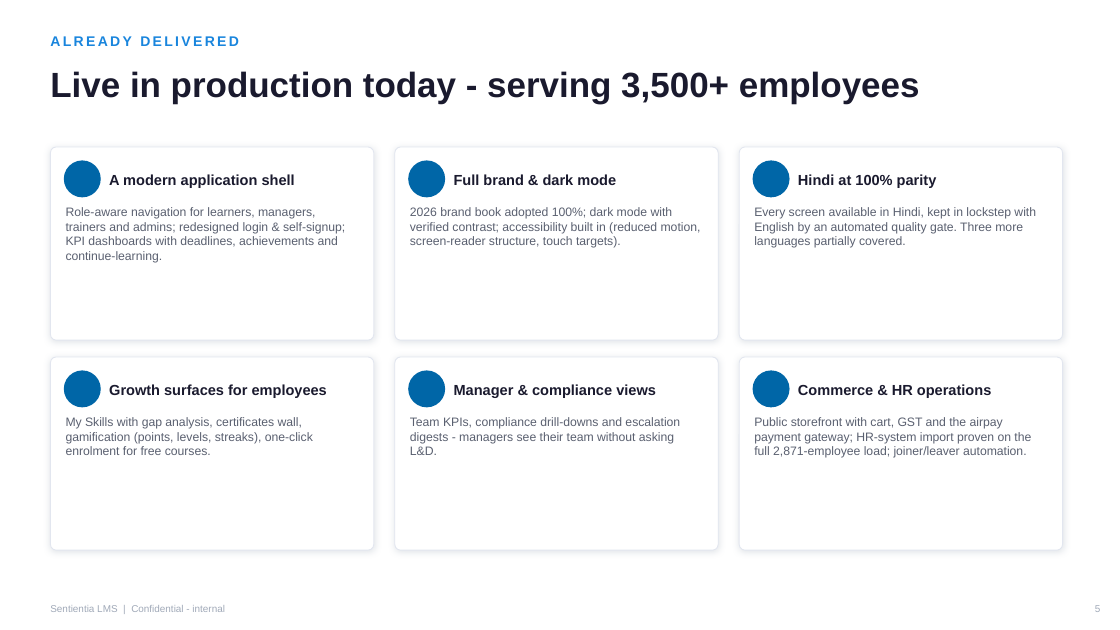
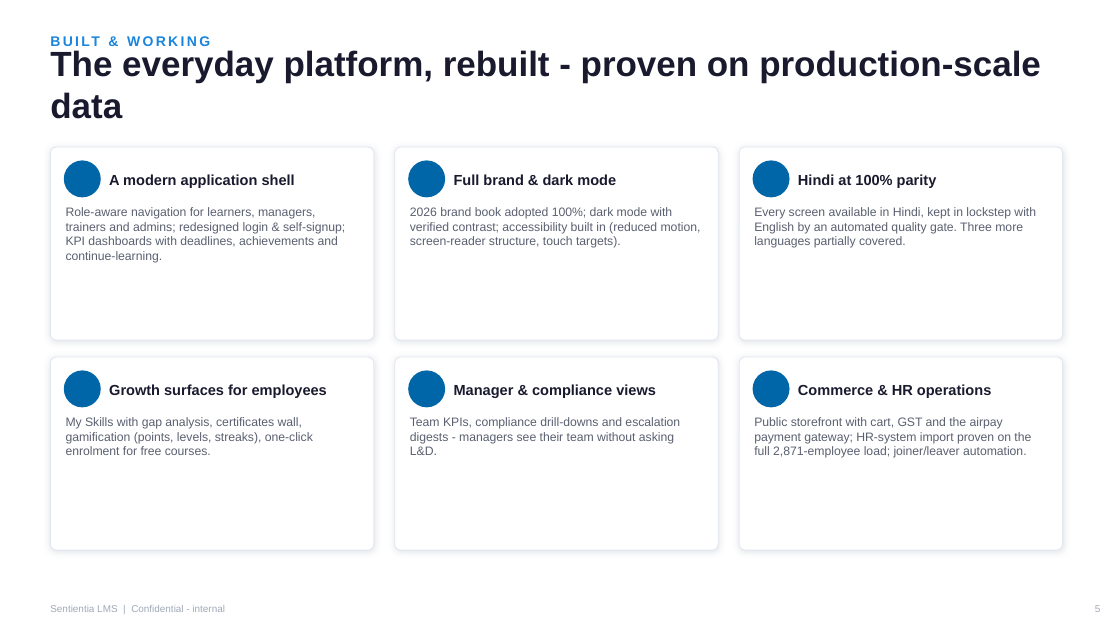
Before and after one commit to nitin-rajput-learning-tech/Airpay-Academy2.0, a slide deck: slide 5 of moodle-enhancement/docs/business/SENTIENTIA-EXECUTIVE-DECK-2026-08-21.pptx. Drawn at 1120x630 pixels with LibreOffice and Linux fonts; fonts in the diff are those of the drawing; background and template pictures are left out. Boxes give left, top, right and bottom in pixels: in the first picture for what was removed or moved away, otherwise in the second. Text is boxed around its words. In the diff, an @@ line names an element or a change of style, - is before the commit and + after.

```diff
--- a/moodle-enhancement/docs/business/SENTIENTIA-EXECUTIVE-DECK-2026-08-21.pptx
+++ b/moodle-enhancement/docs/business/SENTIENTIA-EXECUTIVE-DECK-2026-08-21.pptx
@@ text at (50,36,239,46): text changed @@
-ALREADY DELIVERED
+BUILT & WORKING
@@ text at (50,50,1041,119): text changed @@
-Live in production today - serving 3,500+ employees
+The everyday platform, rebuilt - proven on production-scale data
```
Also in this commit, not shown: 9 other slides changed, 1 other file.
